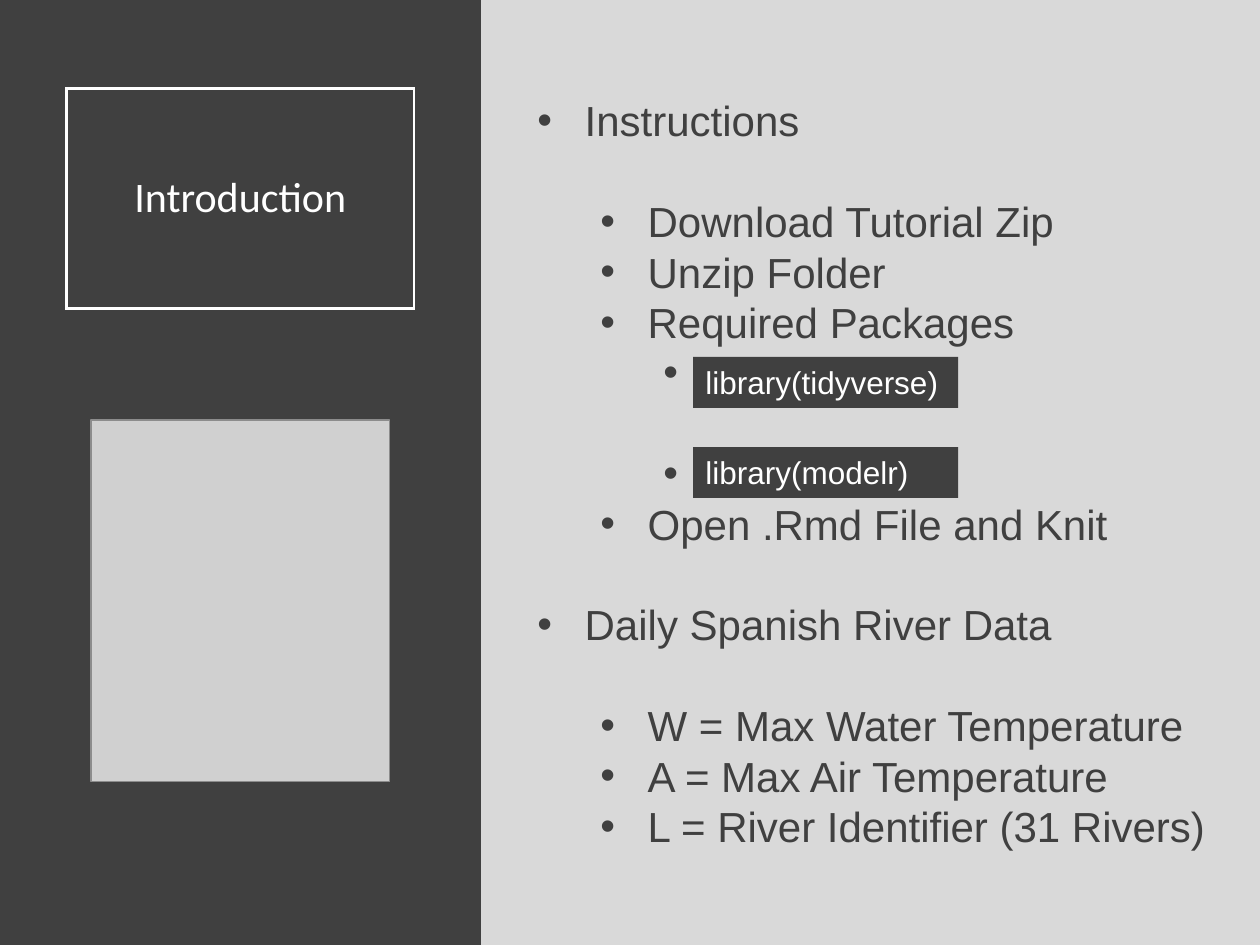
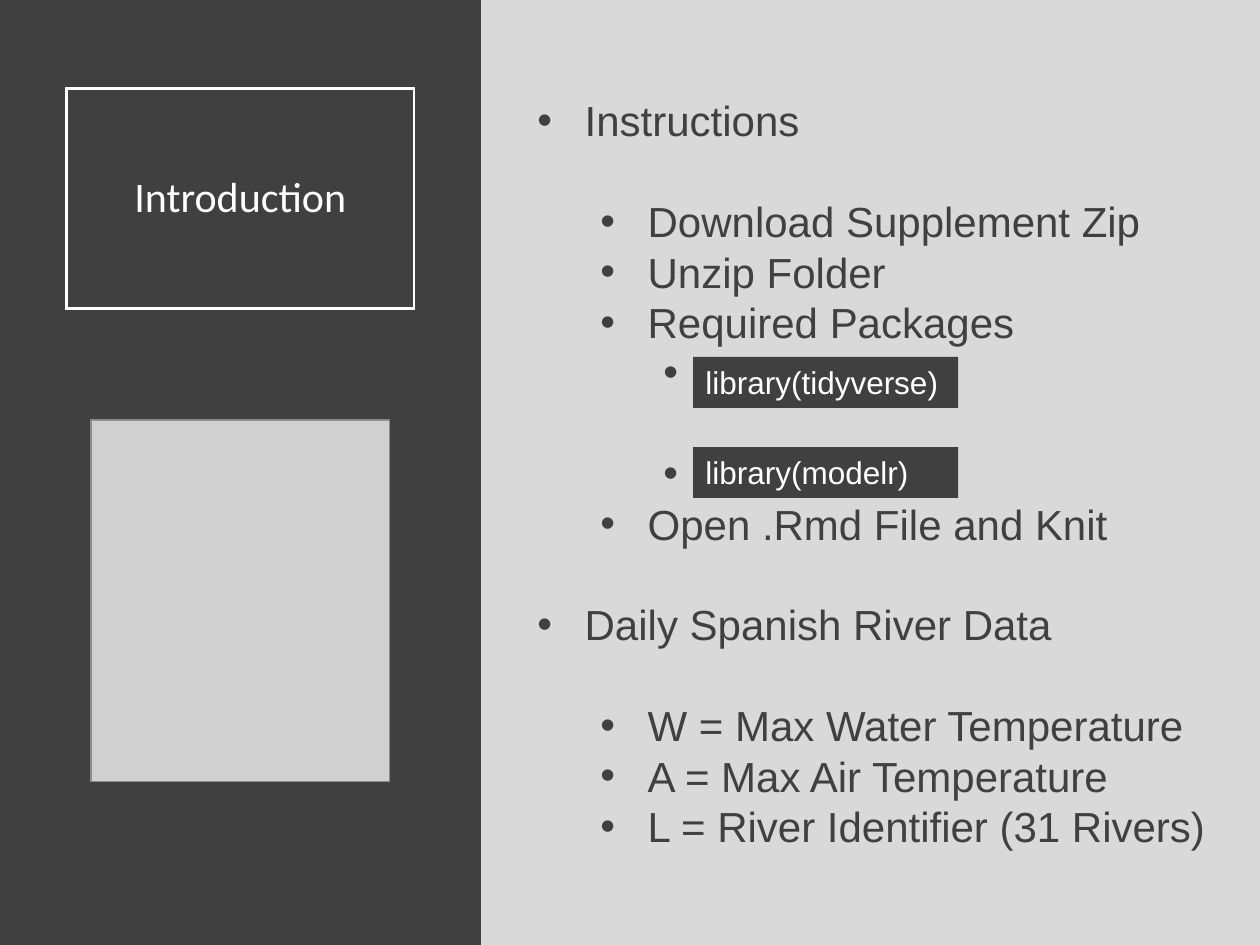
Before and after one commit to SuperMarioGiacomazzo/STOR320_WEBSITE, a slide deck: slide 2 of Lecture/Modeling 2/Modeling_2_Lecture.pptx. Drawn at 1260x945 pixels with LibreOffice and Linux fonts; fonts in the diff are those of the drawing; grey boxes stand for pictures. Boxes give left, top, right and bottom in pixels: in the first picture for what was removed or moved away, otherwise in the second. Text is boxed around its words. In the diff, an @@ line names an element or a change of style, - is before the commit and + after.

```diff
--- a/Lecture/Modeling 2/Modeling_2_Lecture.pptx
+++ b/Lecture/Modeling 2/Modeling_2_Lecture.pptx
@@ text at [648,206,1140,246]: text changed @@
-  • Download Tutorial Zip
+  • Download Supplement Zip
```
Also in this commit, not shown: 5 other files.
